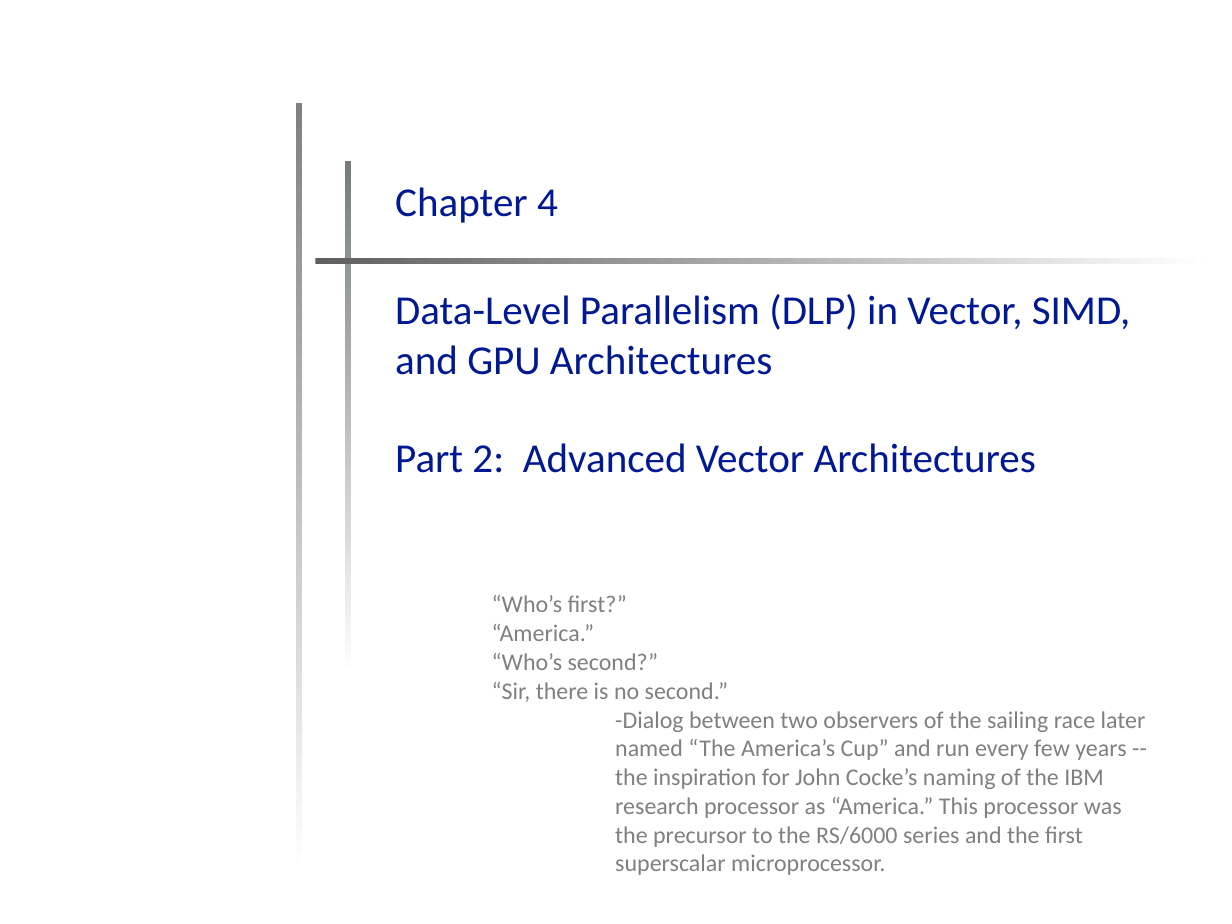
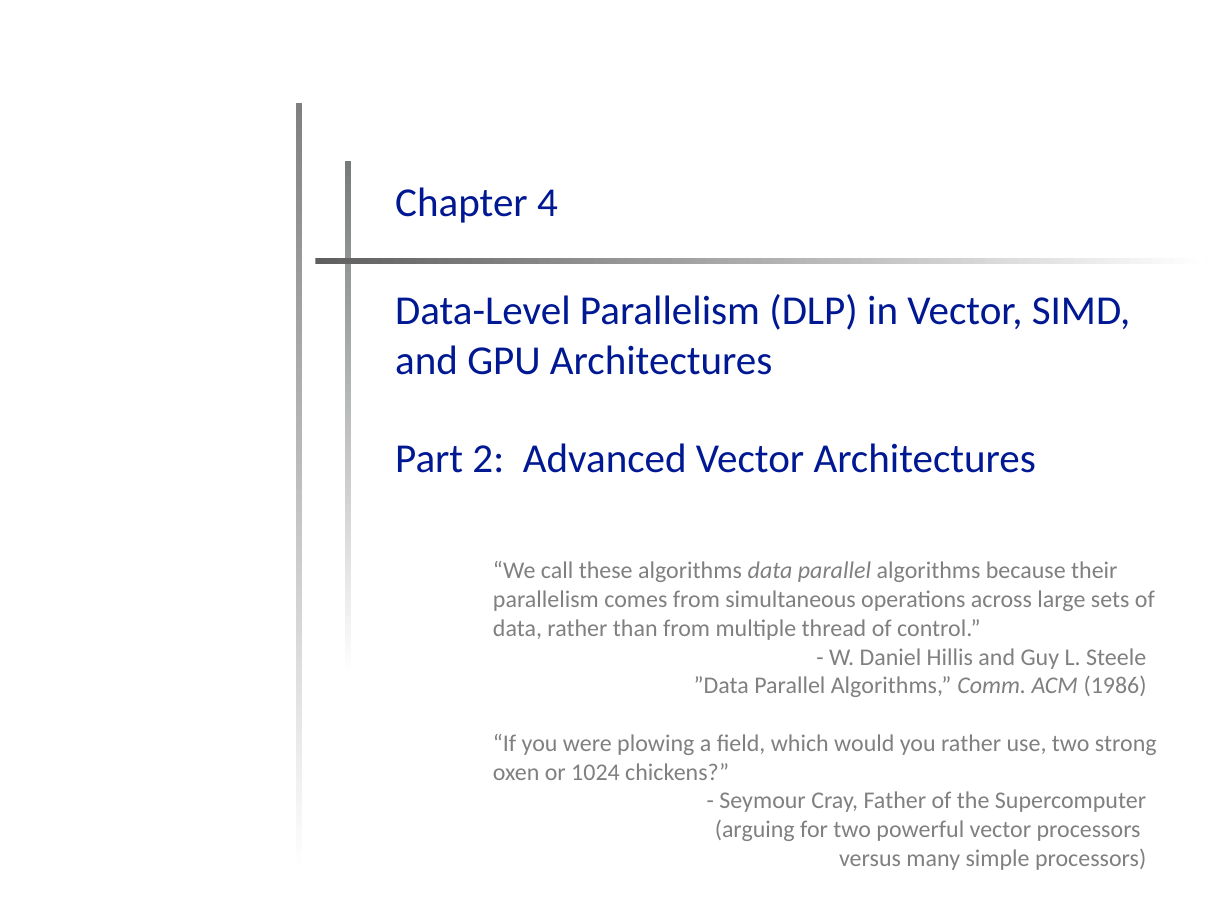
Before and after one commit to w-feng/CompArch-MIPS-POWER, a slide deck: slide 1 of Lectures/Chapter4-DLP/OP-Chapter4-Part2.pptx. Drawn at 1232x924 pixels with LibreOffice and Linux fonts; fonts in the diff are those of the drawing; background and template pictures are left out. Boxes give left, top, right and bottom in pixels: in the first picture for what was removed or moved away, otherwise in the second. Text is boxed around its words. In the diff, an @@ line names an element or a change of style, - is before the commit and + after.

```diff
--- a/Lectures/Chapter4-DLP/OP-Chapter4-Part2.pptx
+++ b/Lectures/Chapter4-DLP/OP-Chapter4-Part2.pptx
@@ text added at [493, 561, 1157, 870], 14 pt, text #808080 @@
+“We call these algorithms data parallel algorithms because their parallelism comes from simultaneous operations across large sets of data, rather than from multiple thread of control.”
+- W. Daniel Hillis and Guy L. Steele
+”Data Parallel Algorithms,” Comm. ACM (1986)
+“If you were plowing a field, which would you rather use, two strong oxen or 1024 chickens?”
+- Seymour Cray, Father of the Supercomputer
+(arguing for two powerful vector processors
+versus many simple processors)
@@ text removed at [492, 595, 1146, 875] @@
-“Who’s first?”
-“America.”
-“Who’s second?”
-“Sir, there is no second.”
--Dialog between two observers of the sailing race later named “The America’s Cup” and run every few years -- the inspiration for John Cocke’s naming of the IBM research processor as “America.” This processor was the precursor to the RS/6000 series and the first superscalar microprocessor.
```
Also in this commit, not shown: 1 other file.
